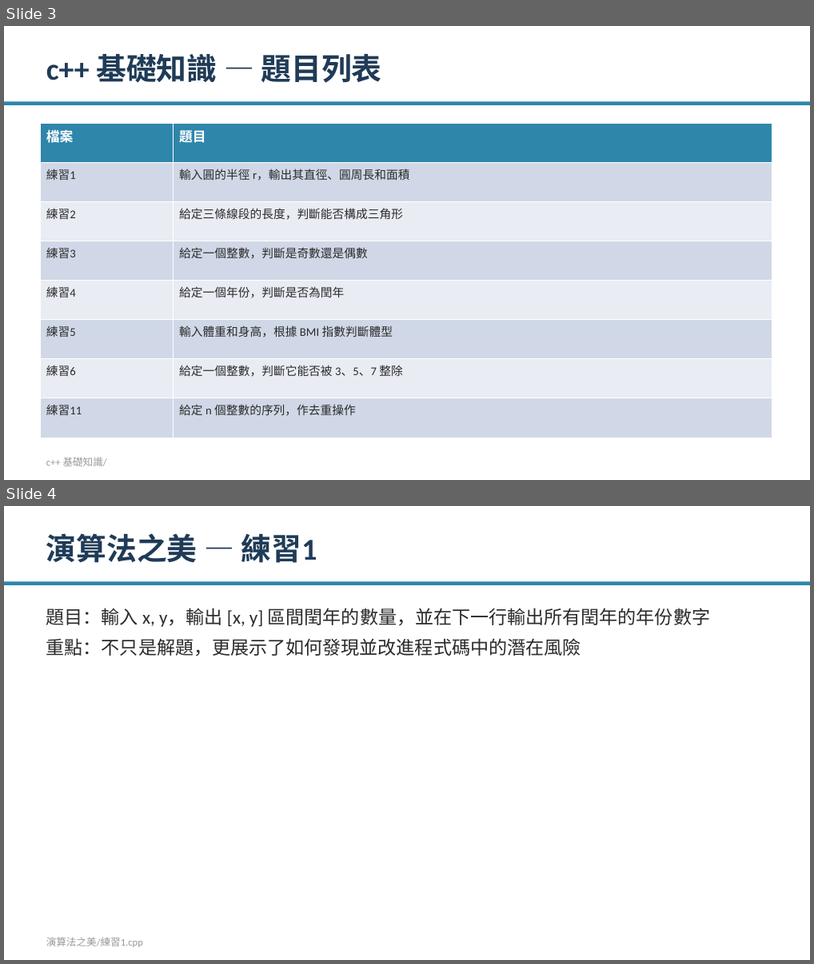
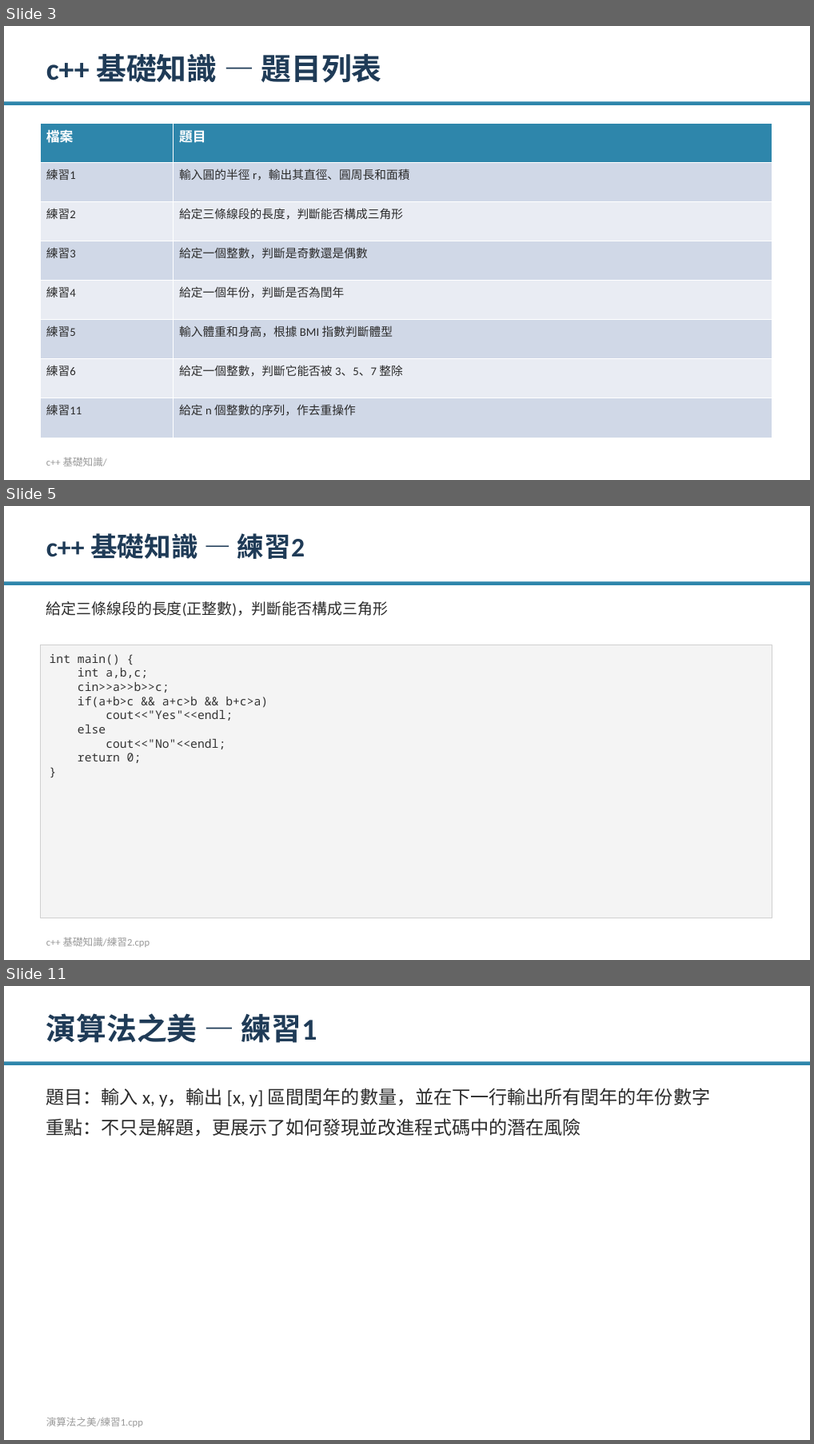
Before and after one commit to Ivan0206cool/cplusplus_practice, a slide deck: practice_intro.pptx. Shown one above the other, each under a label of ours: slides 3 and 4 before the commit, slides 3, 5 and 11 after it; the slides between them are not shown. The pictures are 814x964 and 814x1444 pixels, drawn with LibreOffice and Linux fonts; fonts in the diff are those of the drawing. Boxes give left, top, right and bottom in pixels: in the first picture for what was removed or moved away, otherwise in the second. Text is boxed around its words. In the diff, an @@ line names an element or a change of style, - is before the commit and + after.

```diff
--- a/practice_intro.pptx
+++ b/practice_intro.pptx
@@ slide 5 added at bbox=[4, 506, 810, 960], background #FFFFFF @@
@@ text added at bbox=[46, 533, 305, 559], 32 pt, text #1F3B57, bold @@
+c++ 基礎知識 — 練習2
@@ rectangle added at bbox=[4, 582, 810, 585], fill #2E86AB @@
@@ text added at bbox=[46, 601, 388, 616], 18 pt, text #2B2B2B @@
+給定三條線段的長度(正整數)，判斷能否構成三角形
@@ rectangle added at bbox=[40, 645, 772, 917], fill #F4F4F4, outline #D0D0D0 0.75 pt, 14 pt, text #333333 @@
+int main() {
+int a,b,c;
+cin>>a>>b>>c;
+if(a+b>c && a+c>b && b+c>a)
+cout<<"Yes"<<endl;
+else
+cout<<"No"<<endl;
+return 0;
+}
@@ text added at bbox=[46, 936, 150, 947], 12 pt, text #999999 @@
+c++ 基礎知識/練習2.cpp
@@ what was slide 4 is now slide 11 @@
```
Also in this commit, not shown: 6 other slides added.
